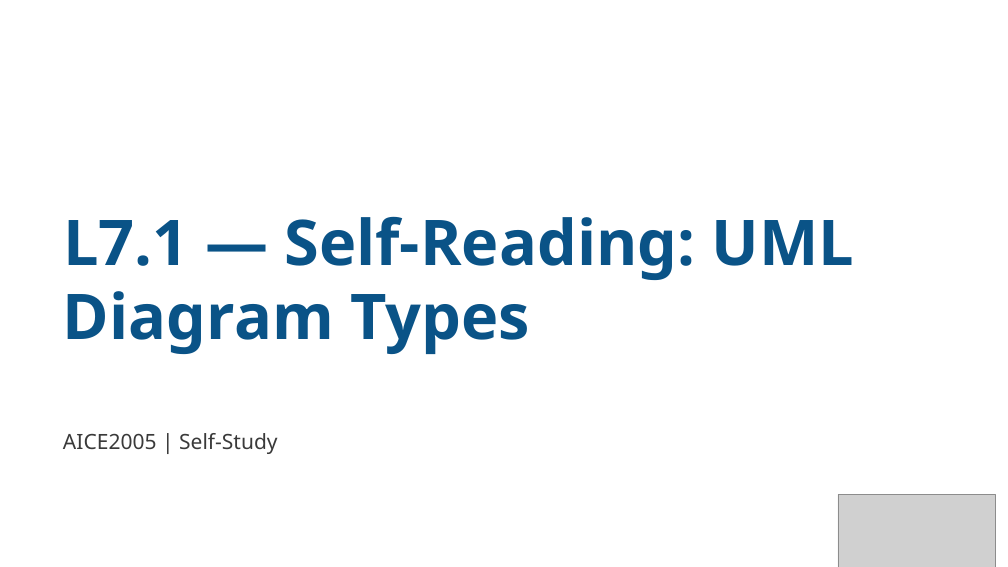
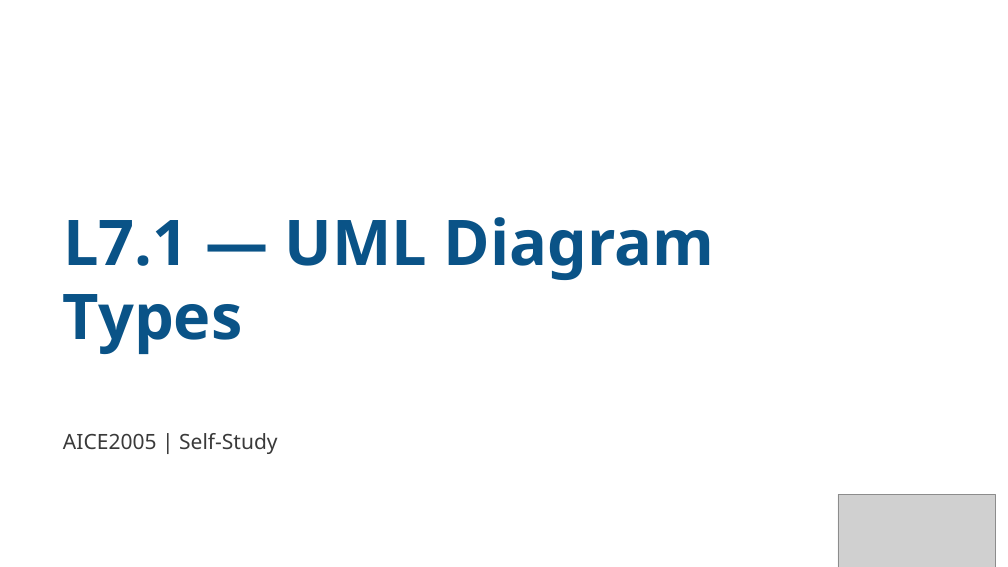
Before and after one commit to Dr-AlHashimy/Module_AICE2005_2627, a slide deck: slide 1 of html/COMP-_L7.1_lecture_self.pptx. Drawn at 1008x567 pixels with LibreOffice and Linux fonts; fonts in the diff are those of the drawing; grey boxes stand for pictures. Boxes give left, top, right and bottom in pixels: in the first picture for what was removed or moved away, otherwise in the second. Text is boxed around its words. In the diff, an @@ line names an element or a change of style, - is before the commit and + after.

```diff
--- a/html/COMP-_L7.1_lecture_self.pptx
+++ b/html/COMP-_L7.1_lecture_self.pptx
@@ text at [63,217,714,280]: text changed @@
-L7.1 — Self-Reading: UML
+L7.1 — UML Diagram
@@ text at [63,294,243,354]: text changed @@
-Diagram Types
+Types
```
Also in this commit, not shown: 2 other files.
